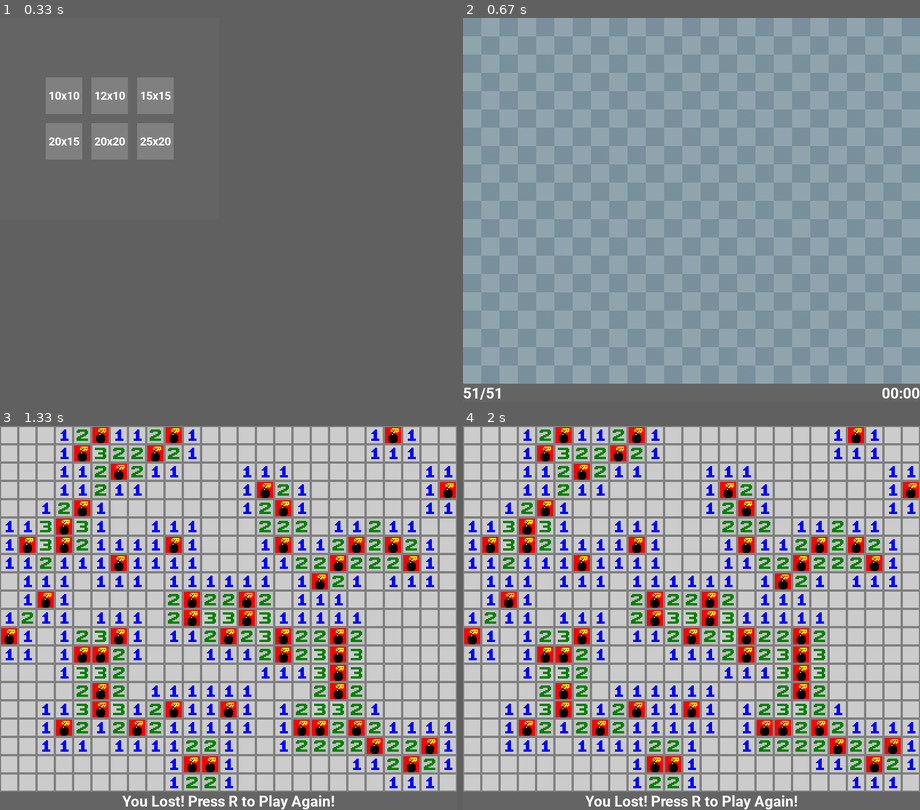
Above: before the commit, frames 1-4 (two rows, left to right).
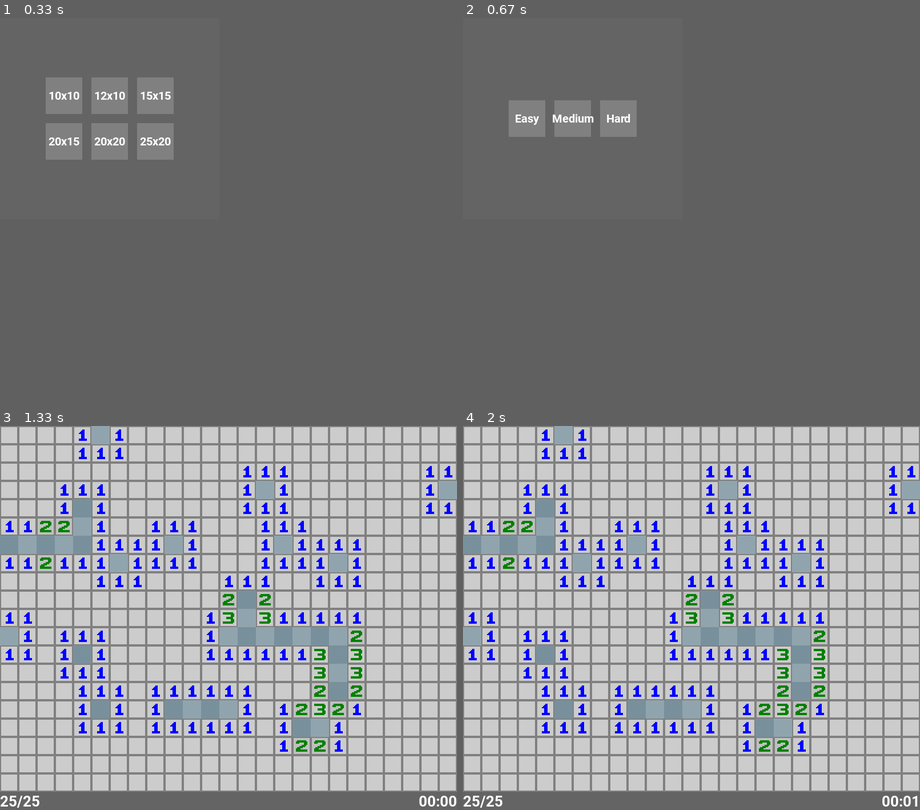
Above: after the commit, the same moments.

Repository: GroguLovesCookies/MineSweeper
Game: pygame game, started from game.py
Two runs of this game, one before a commit and one after it. Both use one fixed random seed, a clock stepped at 60 frames per second and the inputs below.
Inputs (mouse positions are in pixels of both pictures, inside the frame that each line leads up to):
- Up to frame 1 (0.33 s): no input
- Up to frame 2 (0.67 s): press the mouse at (618, 140) at 0.37 s; move the mouse to (618, 98) at 0.47 s; release the mouse at (622, 56) at 0.6 s
- Up to frame 3 (1.33 s): press the mouse at (63, 525) at 0.7 s; move the mouse to (59, 506) at 0.8 s; release the mouse at (59, 487) at 0.93 s; click (228, 664) at 1.05 s
- Up to frame 4 (2 s): no input
In our replay, in frame 2 the window is 800x672 before the commit and 384x352 after it. These sizes can differ from the game's own. Grey fills any space a smaller window leaves; there, only what the larger window draws over its background counts as a difference.

Frame 1 is identical in both runs. In frame 2, 30% of the frame differs, in the area x 0-100%, y 0-100%; in frame 3, 17%; in frame 4, 17%.

Commit message:
Added difficulty

Diff:
--- a/button.py
+++ b/button.py
@@ -25,18 +25,20 @@
             text_rect = label.get_rect(center=self.center)
             self.screen.blit(label, text_rect)
         pos = pg.mouse.get_pos()
-        if pg.mouse.get_pressed()[0]:
+        if self.rect.collidepoint(pos):
+            self.cur_img = self.large_img
+            self.cur_coord = self.large_coord
+        else:
+            self.cur_img = self.img
+            self.cur_coord = self.coord
+        self.clicked = False
+
+    def check_events(self, e):
+        if e.type == pg.MOUSEBUTTONDOWN:
+            pos = pg.mouse.get_pos()
             if self.rect.collidepoint(pos):
                 if not self.clicked:
                     self.clicked = True
                     return self.text
             else:
                 self.clicked = False
-        else:
-            if self.rect.collidepoint(pos):
-                self.cur_img = self.large_img
-                self.cur_coord = self.large_coord
-            else:
-                self.cur_img = self.img
-                self.cur_coord = self.coord
-            self.clicked = False
--- a/game.py
+++ b/game.py
@@ -21,7 +21,8 @@
     settings.SCREEN_WIDTH = 384
     screen = pg.display.set_mode((settings.SCREEN_WIDTH, settings.SCREEN_HEIGHT))
 
-    chosen = False
+    size_chosen = False
+    difficulty_chosen = False
 
     tile_layer = [[((i + j) % 2) + 1 for i in range(main.WIDTH)] for j in range(main.HEIGHT)]
     suspect_layer = [[0 for _ in range(main.WIDTH)] for _ in range(main.HEIGHT)]
@@ -55,46 +56,20 @@
                              tile_images, suspect_layer, question_mark_images, raw_chunks, down_tick, flags_left,
                              roboto_font)
     freeze_mode = FinishMode(screen, draw_list, main.board, item_images, roboto_font)
-    choose_mode = ChooseSizeMode(screen, roboto_small)
+    choose_size_mode = ChooseSizeMode(screen, roboto_small)
+    choose_difficulty_mode = ChooseDifficultyMode(screen, roboto_small)
 
-    cur_mode = choose_mode
+    cur_mode = choose_size_mode
     while running:
         if cur_mode == play_mode:
             screen, draw_list, main, item_images, debug, debug_map, debug_tile_images, tile_layer, \
              tile_images, suspect_layer, question_mark_images, raw_chunks, down_tick = cur_mode.update()
         elif cur_mode == freeze_mode:
             cur_mode.update()
-        elif cur_mode == choose_mode:
-            result = cur_mode.update()
-            if result is not None:
-                sizes = result.split("x")
-                main.WIDTH = int(sizes[0])
-                main.HEIGHT = int(sizes[1])
-
-                main.MINE_NUM = int(0.1 * int(main.WIDTH * main.HEIGHT)) + random.randint(-1, 1)
-                main.board = main.populate_board(main.board, main.MINE_NUM)
-                main.fill_numbers(main.board)
-                flags_left = main.MINE_NUM
-
-                settings.SCREEN_WIDTH = (len(main.board[0])) * 32
-                settings.SCREEN_HEIGHT = (len(main.board)+1) * 32
-                screen = pg.display.set_mode((settings.SCREEN_WIDTH, settings.SCREEN_HEIGHT))
-                tile_layer = [[((i + j) % 2) + 1 for i in range(main.WIDTH)] for j in range(main.HEIGHT)]
-                suspect_layer = [[0 for _ in range(main.WIDTH)] for _ in range(main.HEIGHT)]
-
-                raw_chunks = fc.find_chunks(main.board, 0)
-                raw_chunks = [fc.expand_chunk(main.board, chunk, (9,)) for chunk in raw_chunks]
-                debug_map = fc.raw_chunks_to_board(raw_chunks, main.WIDTH, main.HEIGHT)
-                play_mode = PlayGameMode(screen, draw_list, main, item_images, debug, debug_map, debug_tile_images,
-                                         tile_layer,
-                                         tile_images, suspect_layer, question_mark_images, raw_chunks, down_tick,
-                                         flags_left,
-                                         roboto_font)
-                if main.WIDTH > 10:
-                    freeze_mode = FinishMode(screen, draw_list, main.board, item_images, roboto_font)
-                else:
-                    freeze_mode = FinishMode(screen, draw_list, main.board, item_images, roboto_middle)
-                chosen = True
+        elif cur_mode == choose_size_mode:
+            cur_mode.update()
+        elif cur_mode == choose_difficulty_mode:
+            cur_mode.update()
         flags_left = main.MINE_NUM - main.count_items(suspect_layer, 1)
         pg.display.flip()
 
@@ -107,6 +82,49 @@
                         return "r"
                 if cur_mode == play_mode:
                     debug, flags_left, suspect_layer, down_tick = cur_mode.check_events(e)
+                elif cur_mode == choose_size_mode:
+                    result = cur_mode.check_events(e)
+                    if result is not None:
+                        sizes = result.split("x")
+                        main.WIDTH = int(sizes[0])
+                        main.HEIGHT = int(sizes[1])
+                        size_chosen = True
+                elif cur_mode == choose_difficulty_mode:
+                    result = cur_mode.check_events(e)
+                    if result is not None:
+                        if result == "Easy":
+                            main.PERCENTAGE = 5
+                        if result == "Medium":
+                            main.PERCENTAGE = 10
+                        if result == "Hard":
+                            main.PERCENTAGE = 20
+                        main.MINE_NUM = int((main.PERCENTAGE / 100) * int(main.WIDTH * main.HEIGHT)) + random.randint(
+                            -(main.PERCENTAGE//10), main.PERCENTAGE//10)
+                        main.board = main.populate_board(main.board, main.MINE_NUM)
+                        main.fill_numbers(main.board)
+                        flags_left = main.MINE_NUM
+
+                        settings.SCREEN_WIDTH = (len(main.board[0])) * 32
+                        settings.SCREEN_HEIGHT = (len(main.board) + 1) * 32
+                        screen = pg.display.set_mode((settings.SCREEN_WIDTH, settings.SCREEN_HEIGHT))
+                        tile_layer = [[((i + j) % 2) + 1 for i in range(main.WIDTH)] for j in range(main.HEIGHT)]
+                        suspect_layer = [[0 for _ in range(main.WIDTH)] for _ in range(main.HEIGHT)]
+
+                        raw_chunks = fc.find_chunks(main.board, 0)
+                        raw_chunks = [fc.expand_chunk(main.board, chunk, (9,)) for chunk in raw_chunks]
+                        debug_map = fc.raw_chunks_to_board(raw_chunks, main.WIDTH, main.HEIGHT)
+                        play_mode = PlayGameMode(screen, draw_list, main, item_images, debug, debug_map,
+                                                 debug_tile_images,
+                                                 tile_layer,
+                                                 tile_images, suspect_layer, question_mark_images, raw_chunks,
+                                                 down_tick,
+                                                 flags_left,
+                                                 roboto_font)
+                        if main.WIDTH > 10:
+                            freeze_mode = FinishMode(screen, draw_list, main.board, item_images, roboto_font)
+                        else:
+                            freeze_mode = FinishMode(screen, draw_list, main.board, item_images, roboto_middle)
+                        difficulty_chosen = True
                 else:
                     cur_mode.check_events(e)
 
@@ -128,7 +146,9 @@
             freeze_mode.missed_mines = missed_mines
             freeze_mode.correct = similarities
             cur_mode = freeze_mode
-        if chosen and cur_mode == choose_mode:
+        if size_chosen and cur_mode == choose_size_mode:
+            cur_mode = choose_difficulty_mode
+        if difficulty_chosen and cur_mode == choose_difficulty_mode:
             cur_mode = play_mode
 
 
--- a/game_mode.py
+++ b/game_mode.py
@@ -180,6 +180,34 @@
     def update(self):
         self.screen.fill((100, 100, 100))
         for button in self.buttons:
-            item = button.update()
+            button.update()
+
+    def check_events(self, e):
+        for button in self.buttons:
+            item = button.check_events(e)
             if item is not None:
                 return item
+
+
+class ChooseDifficultyMode(GameMode):
+    def __init__(self, screen, font):
+        self.screen = screen
+        self.button_img = pg.image.load("img/button.png")
+        self.buttons = []
+        self.origin_point = ((settings.SCREEN_WIDTH-224)//2, (settings.SCREEN_HEIGHT-64)//2)
+        self.difficulties = ["Easy", "Medium", "Hard"]
+        for x in range(3):
+            pos_x = self.origin_point[0] + x*(64+16)
+            pos_y = self.origin_point[1]
+            self.buttons.append(Button(self.screen, self.button_img, pos_x, pos_y, self.difficulties[x], font))
+
+    def update(self):
+        self.screen.fill((100, 100, 100))
+        for button in self.buttons:
+            button.update()
+
+    def check_events(self, e):
+        for button in self.buttons:
+            item = button.check_events(e)
+            if item is not None:
+                return item
--- a/main.py
+++ b/main.py
@@ -4,7 +4,8 @@
 # Constants
 WIDTH = 0
 HEIGHT = 0
-MINE_NUM = int(0.1 * int(WIDTH*HEIGHT)) + random.randint(-1, 1)
+PERCENTAGE = 10
+MINE_NUM = int(PERCENTAGE/100 * int(WIDTH*HEIGHT)) + random.randint(-PERCENTAGE//10, PERCENTAGE//10)
 OFFSETS = [(0, -1), (1, -1), (1, 0), (1, 1), (0, 1), (-1, 1), (-1, 0), (-1, -1)]
 
 
